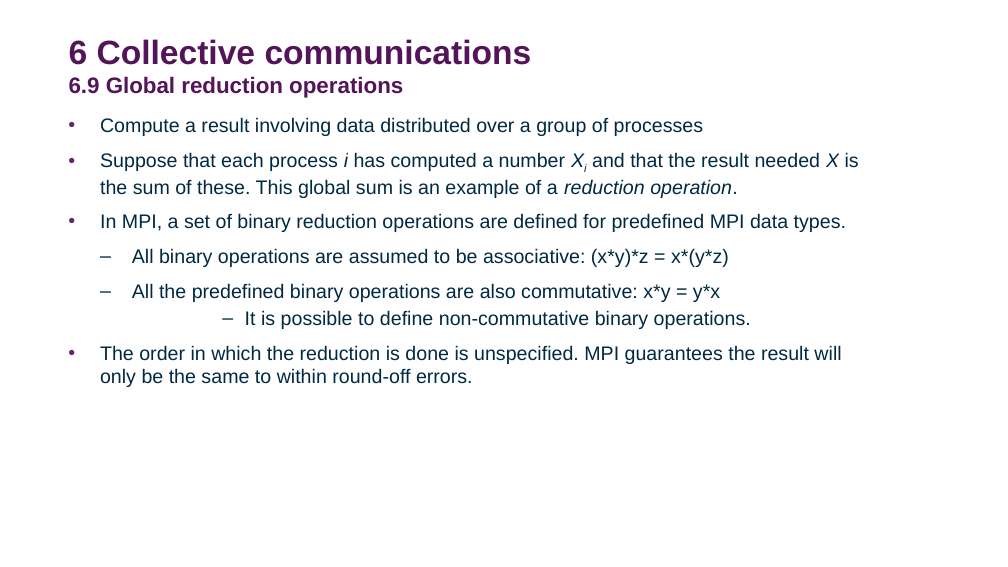
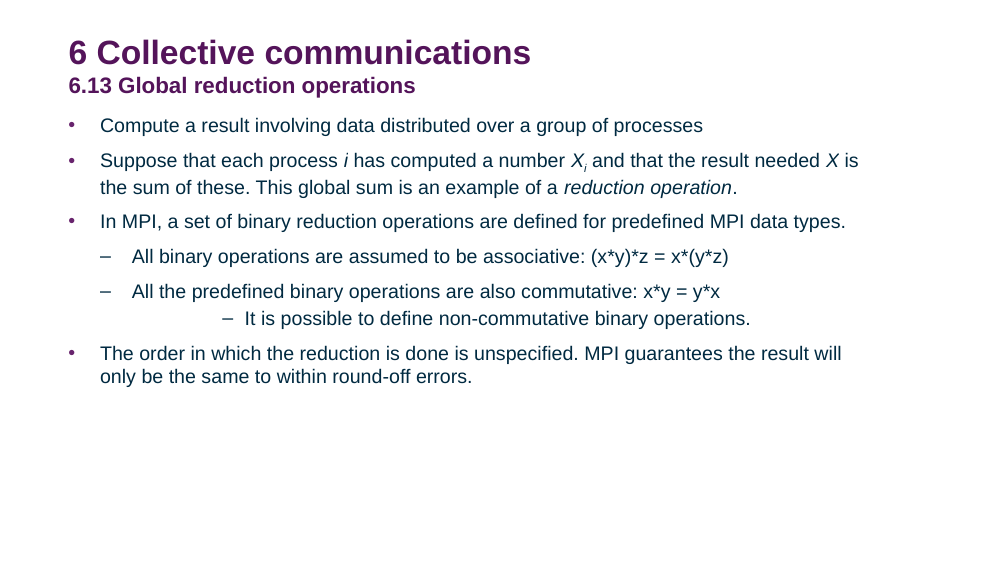
Before and after one commit to DurhamARC-Training/BasicParallelProgramming, a slide deck: slide 74 of OpenMPMPIShortCourse_Spring2026.odp (slide 73 before the commit). Drawn at 1008x567 pixels with LibreOffice and Linux fonts; fonts in the diff are those of the drawing; background and template pictures are left out. Boxes give left, top, right and bottom in pixels: in the first picture for what was removed or moved away, otherwise in the second. Text is boxed around its words. In the diff, an @@ line names an element or a change of style, - is before the commit and + after.

```diff
--- a/OpenMPMPIShortCourse_Spring2026.odp
+++ b/OpenMPMPIShortCourse_Spring2026.odp
@@ title at [69,39,532,98]: text changed @@
-6 Collective communications
-6.9 Global reduction operations
+6 Collective communications
+6.13 Global reduction operations
```
Also in this commit, not shown: 11 other slides changed, 1 slide added, 1 slide removed, 1 other file.
